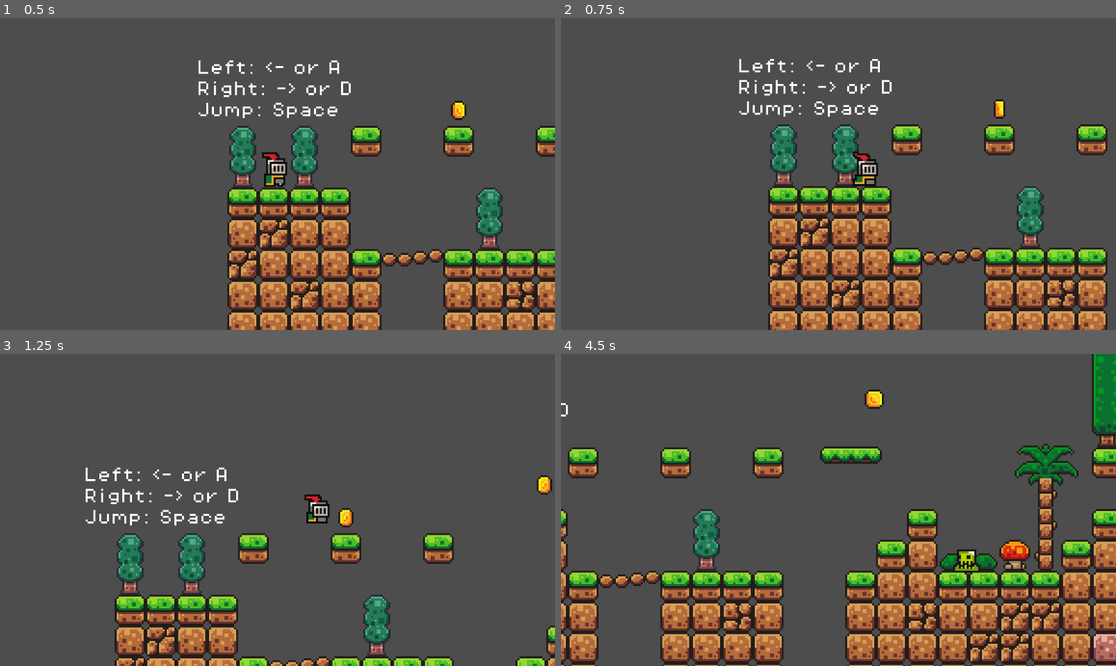
Above: before the commit, frames 1-4 (two rows, left to right).
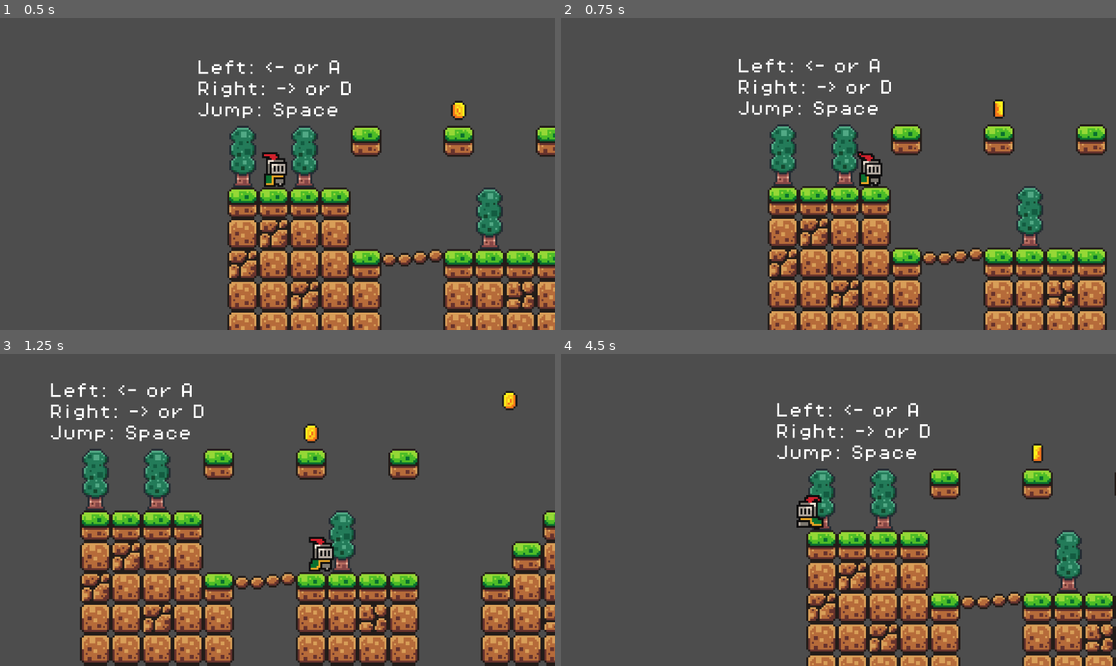
Above: after the commit, the same moments.

Repository: AccardoNull/Godot-2D-Platformer
Game: Godot game, scene res://scenes/game.tscn
The game is run twice, just before and just after one commit, with the same random seed, the same clock (stepped at 60 frames per second) and the same inputs.
Inputs:
- Up to frame 1 (0.5 s): no input
- Up to frame 2 (0.75 s): hold Right (move_right) from 0.53 s (still down); tap X (roll, bound only after the commit) at 0.6 s
- Up to frame 3 (1.25 s): keep holding Right (move_right); tap Space (jump) at 0.77, 0.8, 1.07 s
- Up to frame 4 (4.5 s): tap Space (jump) at 1.35, 1.52, 1.82, 2.3, 3.02, 3.32, 3.6, 3.77, 4.07 s; tap X (roll, bound only after the commit) at 1.55, 2.1, 2.85, 4.35 s; release Right (move_right) at 2.03 s; hold Left (move_left) 2.03-2.78 s; hold Right (move_right) 2.78-4.28 s; hold Left (move_left) from 4.28 s (still down)

Frame 1 is identical in both runs. In frame 2, 3.5% of the frame differs, in the area x 32-99%, y 13-100%; in frame 3, 31%; in frame 4, 40%, in the area x 0-100%, y 0-100%.

Commit message:
Added SFX to jump and death; Added rolling mechanic with i-frames

Diff:
--- a/Game 1/project.godot
+++ b/Game 1/project.godot
@@ -38,6 +38,11 @@
 , Object(InputEventKey,"resource_local_to_scene":false,"resource_name":"","device":-1,"window_id":0,"alt_pressed":false …(183 unchanged characters)…
 ]
 }
+roll={
+"deadzone": 0.2,
+"events": [null, Object(InputEventKey,"resource_local_to_scene":false,"resource_name":"","device":-1,"window_id":0,"alt_pressed":false,"shift_pressed":false,"ctrl_pressed":false,"meta_pressed":false,"pressed":false,"keycode":0,"physical_keycode":88,"key_label":0,"unicode":120,"location":0,"echo":false,"script":null)
+]
+}
 
 [rendering]
 
--- a/Game 1/scenes/player.tscn
+++ b/Game 1/scenes/player.tscn
@@ -1,7 +1,10 @@
-[gd_scene load_steps=26 format=3 uid="uid://s4i54aq2bawm"]
+[gd_scene load_steps=37 format=3 uid="uid://s4i54aq2bawm"]
 
 [ext_resource type="Script" uid="uid://cq75jpqdxkflw" path="res://scripts/player.gd" id="1_5yt50"]
 [ext_resource type="Texture2D" uid="uid://dco5ksjgfnlmh" path="res://assests/sprites/knight.png" id="1_ry16v"]
+[ext_resource type="AudioStream" uid="uid://bey86g7hllqka" path="res://assests/sounds/jump.wav" id="3_qhqgy"]
+[ext_resource type="AudioStream" uid="uid://bf7sreileljp1" path="res://assests/sounds/explosion.wav" id="4_dqkch"]
+[ext_resource type="AudioStream" uid="uid://daj1d1bv32c8y" path="res://assests/sounds/tap.wav" id="5_qlg0r"]
 
 [sub_resource type="AtlasTexture" id="AtlasTexture_p4bbg"]
 atlas = ExtResource("1_ry16v")
@@ -22,6 +25,38 @@
 [sub_resource type="AtlasTexture" id="AtlasTexture_g2els"]
 atlas = ExtResource("1_ry16v")
 region = Rect2(64, 160, 32, 32)
+
+[sub_resource type="AtlasTexture" id="AtlasTexture_4r5pv"]
+atlas = ExtResource("1_ry16v")
+region = Rect2(0, 160, 32, 32)
+
+[sub_resource type="AtlasTexture" id="AtlasTexture_60mlk"]
+atlas = ExtResource("1_ry16v")
+region = Rect2(32, 160, 32, 32)
+
+[sub_resource type="AtlasTexture" id="AtlasTexture_i4ail"]
+atlas = ExtResource("1_ry16v")
+region = Rect2(64, 160, 32, 32)
+
+[sub_resource type="AtlasTexture" id="AtlasTexture_a38lo"]
+atlas = ExtResource("1_ry16v")
+region = Rect2(96, 160, 32, 32)
+
+[sub_resource type="AtlasTexture" id="AtlasTexture_4ni07"]
+atlas = ExtResource("1_ry16v")
+region = Rect2(128, 160, 32, 32)
+
+[sub_resource type="AtlasTexture" id="AtlasTexture_l71n6"]
+atlas = ExtResource("1_ry16v")
+region = Rect2(160, 160, 32, 32)
+
+[sub_resource type="AtlasTexture" id="AtlasTexture_ke2ow"]
+atlas = ExtResource("1_ry16v")
+region = Rect2(192, 160, 32, 32)
+
+[sub_resource type="AtlasTexture" id="AtlasTexture_ujl30"]
+atlas = ExtResource("1_ry16v")
+region = Rect2(224, 160, 32, 32)
 
 [sub_resource type="AtlasTexture" id="AtlasTexture_qhqgy"]
 atlas = ExtResource("1_ry16v")
@@ -112,7 +147,36 @@
 }],
 "loop": true,
 "name": &"jump",
-"speed": 5.0
+"speed": 10.0
+}, {
+"frames": [{
+"duration": 1.0,
+"texture": SubResource("AtlasTexture_4r5pv")
+}, {
+"duration": 1.0,
+"texture": SubResource("AtlasTexture_60mlk")
+}, {
+"duration": 1.0,
+"texture": SubResource("AtlasTexture_i4ail")
+}, {
+"duration": 1.0,
+"texture": SubResource("AtlasTexture_a38lo")
+}, {
+"duration": 1.0,
+"texture": SubResource("AtlasTexture_4ni07")
+}, {
+"duration": 1.0,
+"texture": SubResource("AtlasTexture_l71n6")
+}, {
+"duration": 1.0,
+"texture": SubResource("AtlasTexture_ke2ow")
+}, {
+"duration": 1.0,
+"texture": SubResource("AtlasTexture_ujl30")
+}],
+"loop": true,
+"name": &"roll",
+"speed": 15.0
 }, {
 "frames": [{
 "duration": 1.0,
@@ -179,9 +243,18 @@
 [node name="AnimatedSprite2D" type="AnimatedSprite2D" parent="."]
 position = Vector2(0, -12)
 sprite_frames = SubResource("SpriteFrames_rc804")
-animation = &"jump"
+animation = &"idle"
 autoplay = "idle"
 
 [node name="CollisionShape2D" type="CollisionShape2D" parent="."]
 position = Vector2(-1, -5)
 shape = SubResource("CircleShape2D_brkt8")
+
+[node name="JumpSFX" type="AudioStreamPlayer2D" parent="."]
+stream = ExtResource("3_qhqgy")
+
+[node name="DeathSFX" type="AudioStreamPlayer2D" parent="."]
+stream = ExtResource("4_dqkch")
+
+[node name="RollSFX" type="AudioStreamPlayer2D" parent="."]
+stream = ExtResource("5_qlg0r")
--- a/Game 1/scripts/killzone.gd
+++ b/Game 1/scripts/killzone.gd
@@ -3,7 +3,12 @@
 @onready var timer = $Timer
 
 func _on_body_entered(body):
+	# Ignore kill zone during rolling animation
+	if body.has_method("is_invincible_active") and body.is_invincible_active():
+		return
 	print("Game Over...")
+	if body.has_node("DeathSFX"):
+		body.get_node("DeathSFX").play()
 	Engine.time_scale = 0.3
 	body.get_node("CollisionShape2D").queue_free()
 	timer.start()
--- a/Game 1/scripts/player.gd
+++ b/Game 1/scripts/player.gd
@@ -4,30 +4,58 @@
 const SPEED = 130.0
 const JUMP_VELOCITY = -300.0
 
+# --- ROLL ADDITIONS (tweak to taste) ---
+const ROLL_SPEED = 170.0     # horizontal roll speed
+const ROLL_TIME = 0.30      # duration of the roll
+const ROLL_COOLDOWN = 0.15      # small buffer before next roll
+const IFRAMES_TIME = 0.26
+
 # Get the gravity from the project settings to be synced with RigidBody nodes.
 var gravity = ProjectSettings.get_setting("physics/2d/default_gravity")
 @onready var animated_sprite_2d = $AnimatedSprite2D
+@onready var jump_sfx = $JumpSFX
+@onready var roll_sfx = $RollSFX
 
+# --- ROLL STATE ---
+var is_rolling: bool = false
+var can_roll: bool = true
+var last_facing: int  = 1              # 1 = right, -1 = left
+var is_invincible : bool = false
 
 func _physics_process(delta):
 	# Add the gravity.
 	if not is_on_floor():
 		velocity.y += gravity * delta
 
+	# --- If we're currently rolling: lock movement and count down ---
+	if is_rolling:
+		velocity.x = last_facing * ROLL_SPEED
+		move_and_slide()
+		return
+
 	# Handle jump.
 	if Input.is_action_just_pressed("jump") and is_on_floor():
 		velocity.y = JUMP_VELOCITY
+		jump_sfx.play()
 
 	# direction value -1, 0 ,1
 	var direction = Input.get_axis("move_left", "move_right")
 
-	#Flip sprite
+	# Flip sprite
 	if direction > 0:
 		animated_sprite_2d.flip_h = false
+		last_facing = 1
 	elif direction < 0:
 		animated_sprite_2d.flip_h = true
+		last_facing = -1
 
-	#Animations
+		# Start roll if key pressed and grounded
+	if Input.is_action_just_pressed("roll") and can_roll and is_on_floor():
+		_start_roll()
+		return
+
+
+	# Animations
 	if is_on_floor():
 		if direction == 0:
 			animated_sprite_2d.play("idle")
@@ -36,10 +64,34 @@
 	else:
 		animated_sprite_2d.play("jump")
 
-	#movement
+	# movement
 	if direction:
 		velocity.x = direction * SPEED
 	else:
 		velocity.x = move_toward(velocity.x, 0, SPEED)
 
 	move_and_slide()
+# --- ROLL HELPERS ---
+func _start_roll() -> void:
+	is_rolling = true
+	can_roll = false
+	animated_sprite_2d.play("roll")
+	roll_sfx.play()
+	_set_invincible(true)
+	get_tree().create_timer(ROLL_TIME).timeout.connect(func ():
+		_end_roll()
+	)
+	get_tree().create_timer(ROLL_TIME + ROLL_COOLDOWN).timeout.connect(func ():
+		can_roll = true
+	)
+	get_tree().create_timer(IFRAMES_TIME).timeout.connect(func ():
+		if is_rolling:
+			_set_invincible(false)
+	)
+func _end_roll() -> void:
+	is_rolling = false
+	_set_invincible(false)
+func _set_invincible(on: bool) -> void:
+	is_invincible = on
+func is_invincible_active() -> bool:
+	return is_invincible
Not shown, changed: Game 1/export_presets.cfg
Not shown, added: Game 1/.gitattributes
Not shown, added: Game 1/.gitignore
Not shown, changed: Game1.exe
